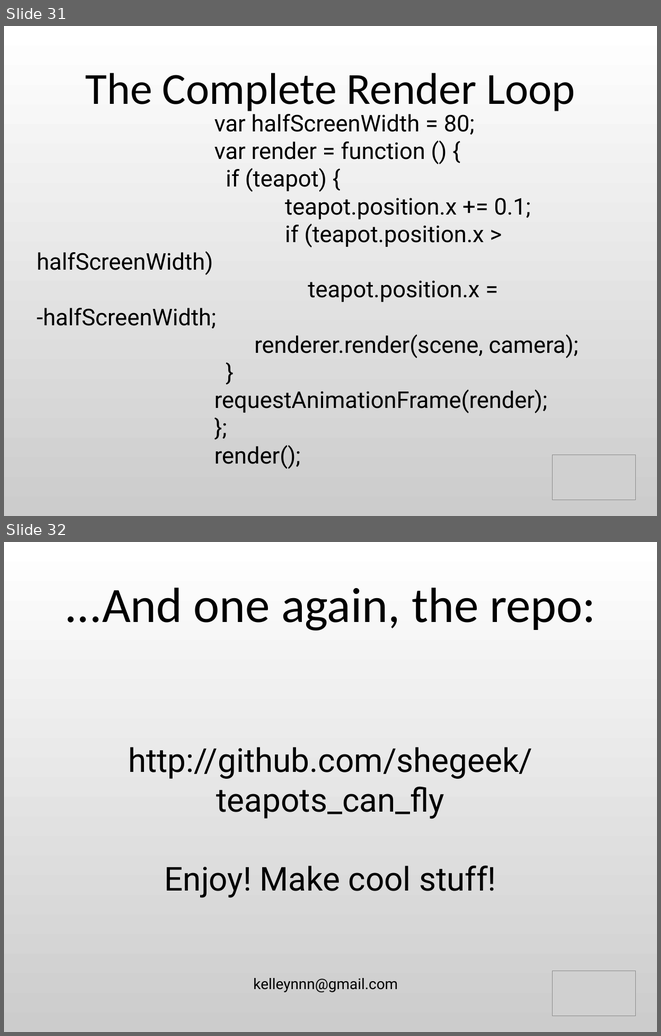
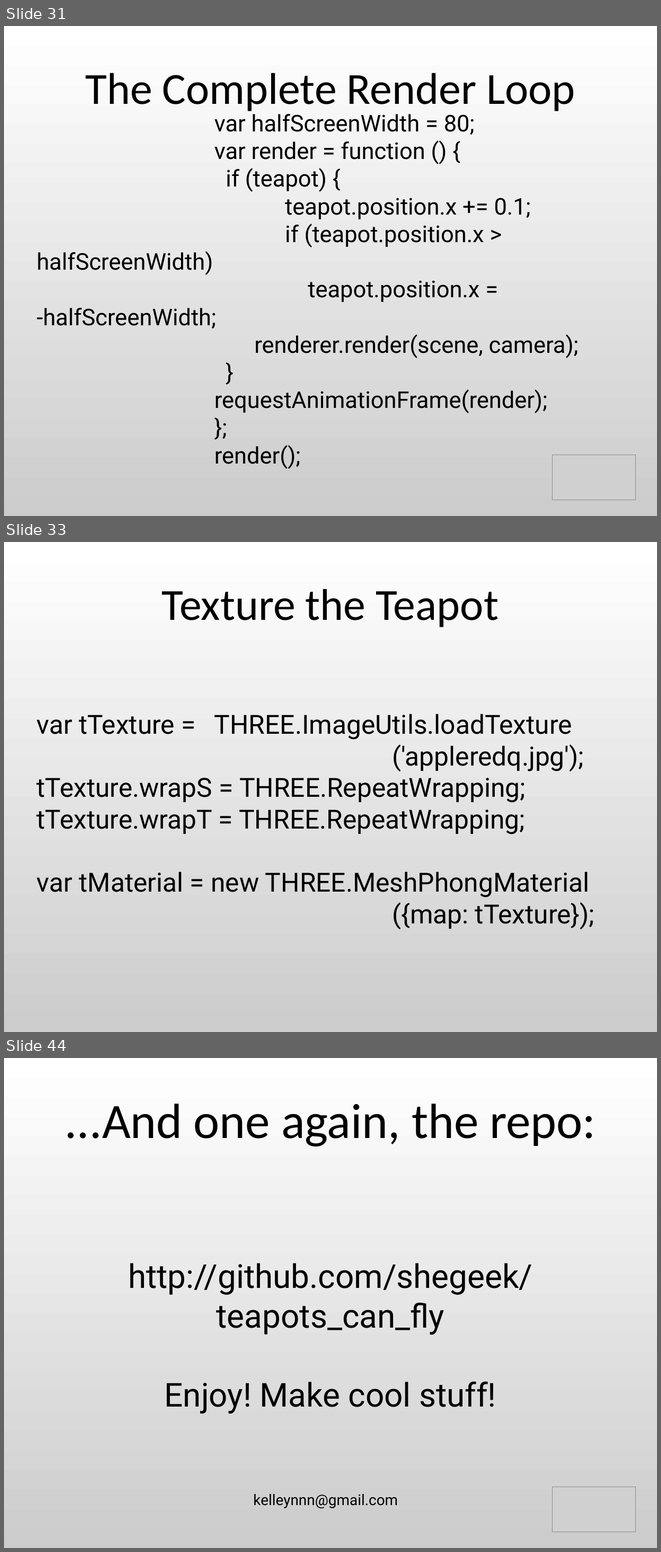
Before and after one commit to shegeek/teapots_can_fly, a slide deck: slides/teapots_can_fly-slides.odp. Shown one above the other, each under a label of ours: slides 31 and 32 before the commit, slides 31, 33 and 44 after it; the slides between them are not shown. The pictures are 661x1036 and 661x1552 pixels, drawn with LibreOffice and Linux fonts; fonts in the diff are those of the drawing; grey boxes stand for pictures. Boxes give left, top, right and bottom in pixels: in the first picture for what was removed or moved away, otherwise in the second. Text is boxed around its words. In the diff, an @@ line names an element or a change of style, - is before the commit and + after.

```diff
--- a/slides/teapots_can_fly-slides.odp
+++ b/slides/teapots_can_fly-slides.odp
@@ slide 33 added at box(4, 542, 657, 1032), background gradient #FFFFFF to #CCCCCC @@
@@ title added at box(162, 589, 498, 627), 54 pt, text #000000 @@
+Texture the Teapot
@@ subtitle added at box(37, 714, 594, 929), 32 pt, text #000000 @@
+var tTexture = THREE.ImageUtils.loadTexture
+('appleredq.jpg');
+tTexture.wrapS = THREE.RepeatWrapping;
+tTexture.wrapT = THREE.RepeatWrapping;
+var tMaterial = new THREE.MeshPhongMaterial
+({map: tTexture});
@@ what was slide 32 is now slide 44 @@
```
Also in this commit, not shown: 12 other slides added, 7 other files.
